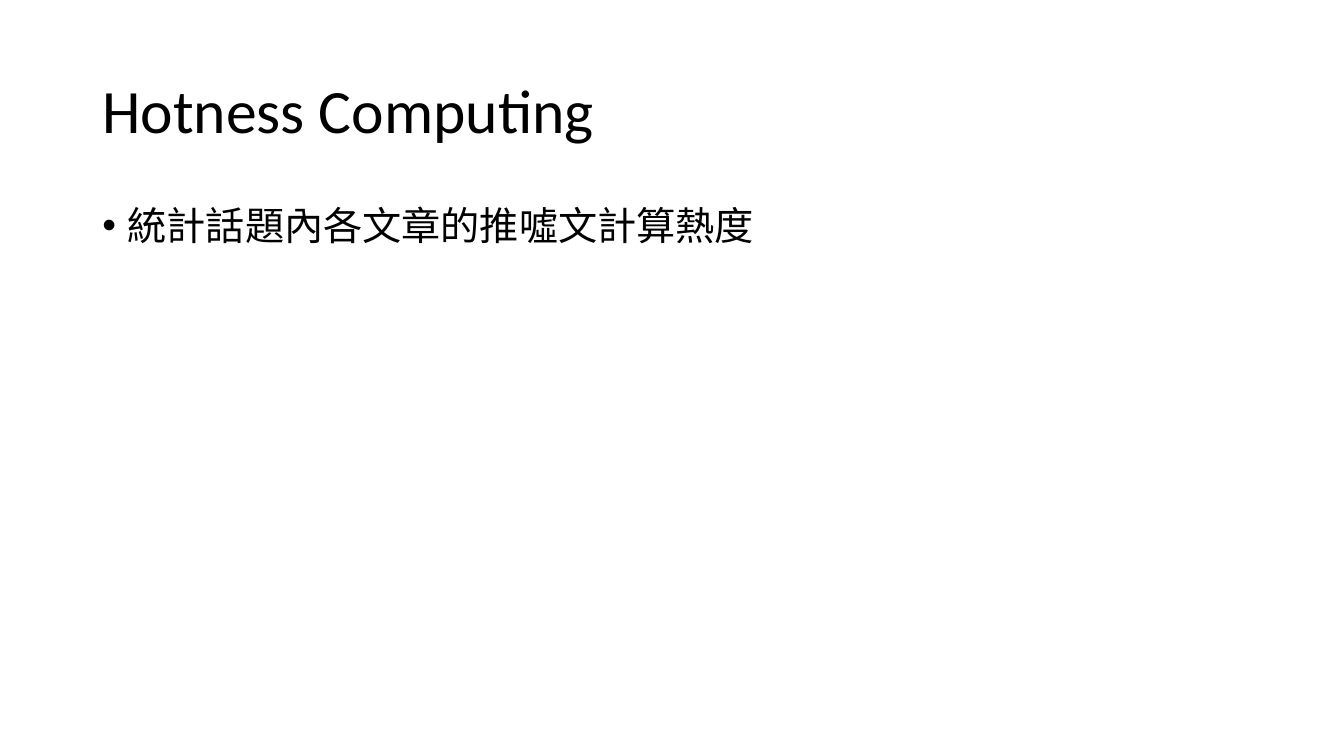
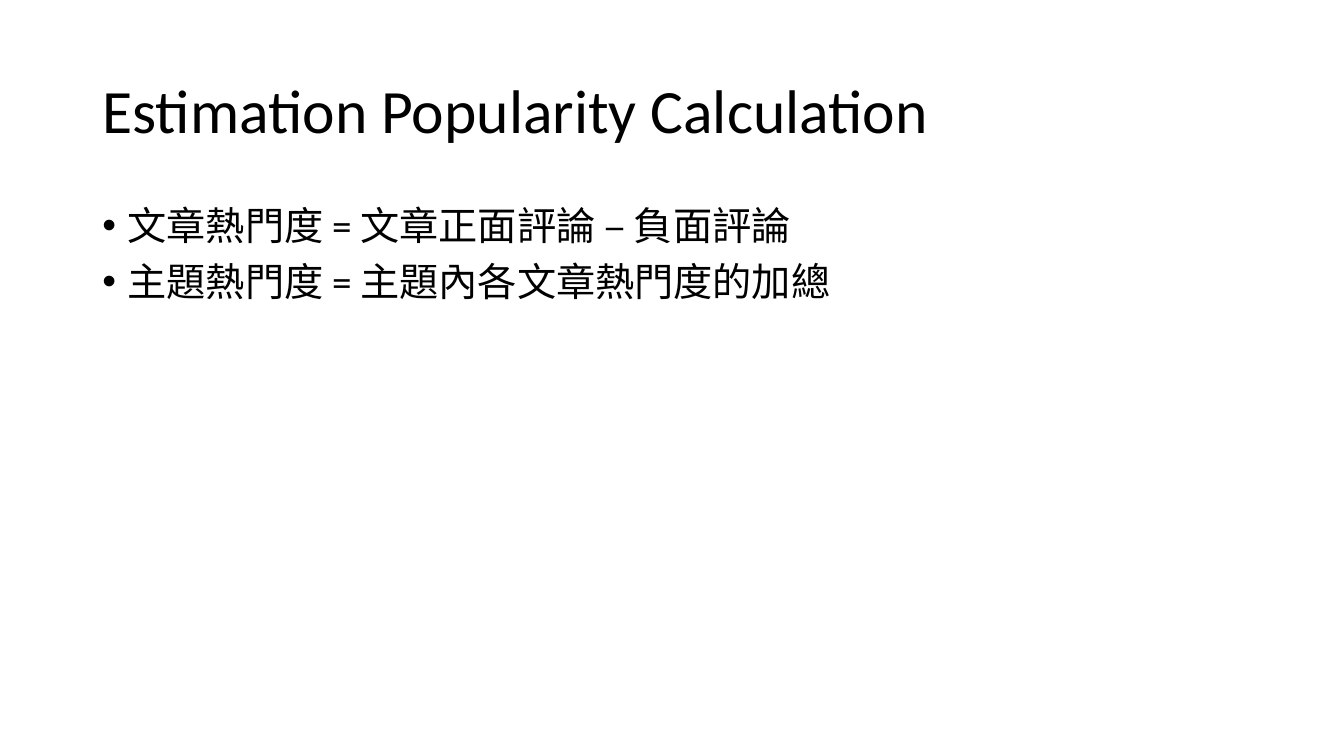
Before and after one commit to ZhongTing/HotTopicDetection, a slide deck: slide 20 of document/Hot-Topic-Detection.pptx (slide 21 before the commit). Drawn at 1344x756 pixels with LibreOffice and Linux fonts; fonts in the diff are those of the drawing. Boxes give left, top, right and bottom in pixels: in the first picture for what was removed or moved away, otherwise in the second. Text is boxed around its words. In the diff, an @@ line names an element or a change of style, - is before the commit and + after.

```diff
--- a/document/Hot-Topic-Detection.pptx
+++ b/document/Hot-Topic-Detection.pptx
@@ title at box(102, 90, 928, 143): text changed @@
-Hotness Computing
+Estimation Popularity Calculation
@@ text at box(128, 206, 830, 300): text changed @@
-• 統計話題內各文章的推噓文計算熱度
+• 文章熱門度 = 文章正面評論 – 負面評論
+• 主題熱門度 = 主題內各文章熱門度的加總
```
Also in this commit, not shown: 9 other slides changed, 20 slides added, 20 slides removed.
